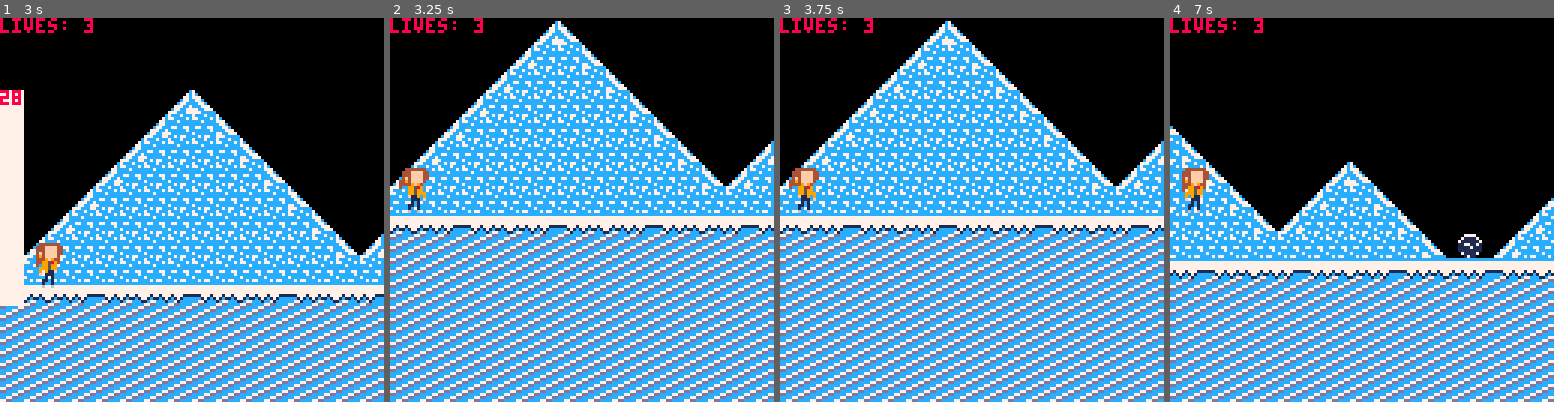
Above: before the commit, frames 1-4 (left to right).
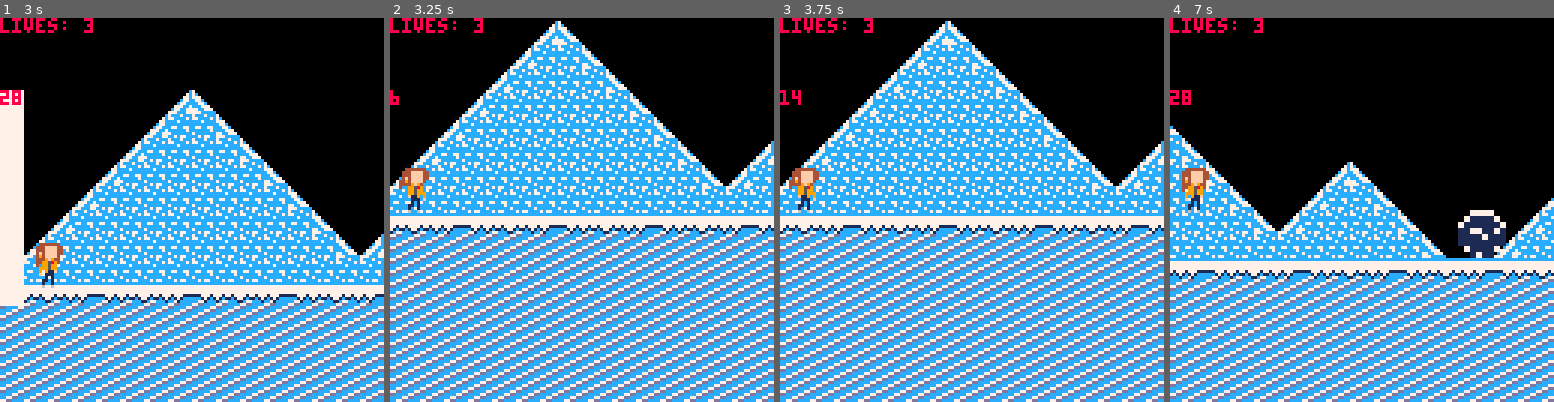
Above: after the commit, the same moments.

Repository: mrbryantguy/School-Route-Charlie
Game: PICO-8 cartridge One Cartidge/srch.p8
Two runs of this game, one before a commit and one after it. Both use one fixed random seed, a clock stepped at 60 frames per second and the inputs below.
Inputs:
- Up to frame 1 (3 s): tap X (X key) at 0.33, 1.07, 1.85, 2.97 s; hold Right 1.6-2.1 s; hold Right from 2.47 s (still down)
- Up to frame 2 (3.25 s): release Right at 3.03 s; hold Left from 3.08 s (still down)
- Up to frame 3 (3.75 s): release Left at 3.58 s
- Up to frame 4 (7 s): hold Right 4.02-4.68 s; tap X (X key) at 4.08, 5.2, 6.32 s; hold Left 5.08-5.68 s; hold Right 6.08-6.58 s; hold Right from 6.63 s (still down)

Frame 1 is identical in both runs. In frame 2, less than 0.1% of the frame differs, in the area x 0-3%, y 18-23%; in frame 3, 0.1%; in frame 4, 1.3%, in the area x 0-88%, y 18-63%.

Commit message:
Making snow ball bigger and finding the actual snow ball printing
Actual snow ball Printing Founded and making bigger the snowball

Diff:
--- a/One Cartidge/srch.p8
+++ b/One Cartidge/srch.p8
@@ -42,11 +42,11 @@
 
  ball = {
 
- sp = 11,
+ sp = 10,
  x  = 0,
  y  = 0,
- w  = 8,
- h  = 8
+ w  = 2,
+ h  = 2
  }
 
 	--- map x and y base loc
@@ -159,7 +159,7 @@
 --update funcitons
 
 --sprite for the ball
-snow = 11
+snow = 10
 snow_x = 300
 snow_y =56
 
@@ -316,20 +318,33 @@
 
 	if lastscene == "game" then
 
+
+	-- reseting lifes , scene
+	-- and position of player
+
 	 lives = 3
 
 	 scene = "game"
 
-	 _init()
+	 p.x = 8
+
+	 p.y = 20
+
 
 	elseif lastscene == "game2" then
 
+		--reseting lifes , scene
+		-- and player positon
 
 		lives = 3
 
 		scene = "game2"
 
 	elseif lastscene == "game3" then
+
+		--reseting lifes, scene
+		-- and player position
+
 
 		lives = 3
 
@@ -392,7 +407,7 @@
 
 		-- function in the correct area
  random = flr(rnd(50))
-	print(random)
+	print(random, cx , cy)
 	if flr(p.x/10) > 0 and flagball == false then
 	 if random < 2  and flagball == false then
 	  spr(ball.sp , cx + 120, 56, ball.w , ball.h)
@@ -404,8 +419,10 @@
 
 		-- function in the correct area end
 
-
- spr(snow, snow_x,snow_y)
+	-- this is what actualy is printing the snow ball
+ spr(snow, snow_x ,snow_y - 8 , 2 ,2 )
+
+ -- end what actualy is printing the rolling snowball
 
 
 --prints x of player and snowball
@@ -795,22 +812,22 @@
 
 end--snoeball_update
 __gfx__
-0000000077777777000000000000000000000000000000000000000000000000000000000000000000000000007777000000000c700000007ccc7cccc000000c
-0000000077777777000040000000000000000444444400000000044444440000000004444444000000000000071111700000007c7c00000077cccc7cc700007c
-007007007777777700044e00000000000000444ffff440000000444ffff440000000444ffff4000000000000711111170000077c77700000ccc7ccccccc0077c
-00077000777777770044ee40000000000000444ffff440000000444ffff440000000444ffff4000000000000117711710000c77cc77c0000ccccccccccccc77c
-00077000777777770044e4444000000000004f4ffff4400000004f4ffff4400000004f4ffff400000000000011117111000c77cccc77c000c77cc77c7ccc77cc
-0070070077777777000004444e0000000000494ffff400000004494ffff400000004494ffff40000000000001111111100777cc7ccc77700cccccc7ccc777cc7
-000000007777777700000444e400000000004449f944000000044449f940000000444449f900000000000000071111700c77cc7777cc77707ccccccccc77cc77
-00000000777777770004404e444000000000449958940000000400995890000000440099589000000000000000171100777ccc77777ccccccc7c77cc777ccc77
-0000000000000000000000e4e4440400000040995990000000000099599000000000009959900000000000000000000000000000000000000000000000000000
-00000000000000000000000000640000000009995990000000000099599900000000099959900000000000000000000000000000000000000000000000000000
-000000000000000000000006060460000000090911f00000000000f1190900000000090911f00000000000000000000000000000000000000000000000000000
-0000000000000000000000000066000000000f011100000000000001110f000000000f0111000000000000000000000000000000000000000000000000000000
-00000000000000000000000000880000000000010100000000000001010000000000000101000000000000000000000000000000000000000000000000000000
-00000000000000000000000000880000000000110100000000000011010000000000001101000000000000000000000000000000000000000000000000000000
-00000000000000005555555555555555000000100100000000000010010000000000001001000000000000000000000000000000000000000000000000000000
-00000000000000000000000000000000000000600600000000000060060000000000006006000000000000000000000000000000000000000000000000000000
+0000000077777777000000000000000000000000000000000000000000000000000000000000000000007777777700000000000c700000007ccc7cccc000000c
+0000000077777777000040000000000000000444444400000000044444440000000004444444000000007777777700000000007c7c00000077cccc7cc700007c
+007007007777777700044e00000000000000444ffff440000000444ffff440000000444ffff4000000771111111177000000077c77700000ccc7ccccccc0077c
+00077000777777770044ee40000000000000444ffff440000000444ffff440000000444ffff4000000771111111177000000c77cc77c0000ccccccccccccc77c
+00077000777777770044e4444000000000004f4ffff4400000004f4ffff4400000004f4ffff400007711111111111177000c77cccc77c000c77cc77c7ccc77cc
+0070070077777777000004444e0000000000494ffff400000004494ffff400000004494ffff40000771111111111117700777cc7ccc77700cccccc7ccc777cc7
+000000007777777700000444e400000000004449f944000000044449f940000000444449f900000011117777111177110c77cc7777cc77707ccccccccc77cc77
+00000000777777770004404e444000000000449958940000000400995890000000440099589000001111777711117711777ccc77777ccccccc7c77cc777ccc77
+0000000000000000000000e4e4440400000040995990000000000099599000000000009959900000111111117711111100000000000000000000000000000000
+00000000000000000000000000640000000009995990000000000099599900000000099959900000111111117711111100000000000000000000000000000000
+000000000000000000000006060460000000090911f00000000000f1190900000000090911f00000111111111111111100000000000000000000000000000000
+0000000000000000000000000066000000000f011100000000000001110f000000000f0111000000111111111111111100000000000000000000000000000000
+00000000000000000000000000880000000000010100000000000001010000000000000101000000007711111111770000000000000000000000000000000000
+00000000000000000000000000880000000000110100000000000011010000000000001101000000007711111111770000000000000000000000000000000000
+00000000000000005555555555555555000000100100000000000010010000000000001001000000000011771111000000000000000000000000000000000000
+00000000000000000000000000000000000000600600000000000060060000000000006006000000000011771111000000000000000000000000000000000000
 0888800000000000cccccccccbbcbbcccccccccccccccbcb00000000000000000000000000000000cccccccccccccccccccccccc000000000000000000000000
 8888800000000000cccccccccbccbccccccccbcccbcbcbcb00000444444400000000044444440000cccccccccccccccccccccccc000000000000000000000000
 8888800000000000ccccccccbbbcbbbcbcbbcbbbcbcbcbcb0000444ffff440000000444ffff44000cccccccccccccccccccccccc000000000000000000000000
@@ -923,7 +940,7 @@
 00000000000000000000000000000000000000000000000000000000000000000000000000000000000000000000000000000000000000000000000000000000
 44444444444444444444444444444444000000000000000000000000000000000000000000000000000000000000000000000000000000000000000000000000
 __gff__
-0013000000000000000000080000000000000000000000000000000000000000040000000000000000000000000000000400000000000000000000000000000003030303131313131300000000000000030303031313131300000000000000000303030313131313000000000000000003030303131313130000000000000000
+0013000000000000000008080000000000000000000000000000080800000000040000000000000000000000000000000400000000000000000000000000000003030303131313131300000000000000030303031313131300000000000000000303030313131313000000000000000003030303131313130000000000000000
 1010101010101010000000000000000010101010101010100000000000000000101010101010101000000000000000001010101010101010000000000000000000000000000000000000000000000000000000000000000000000000000000000000000000000000000000000000000000000000000000000000000000000000
 __map__
 010000000000000c0d000000000000000000000000000000000000000000000000000000000000000000000000000000000000000000000000000000000c0d0000000000000000000000000000000c0d000000000000000000000000000000000000000000000000000000000000000000000000000000000000000000000000
